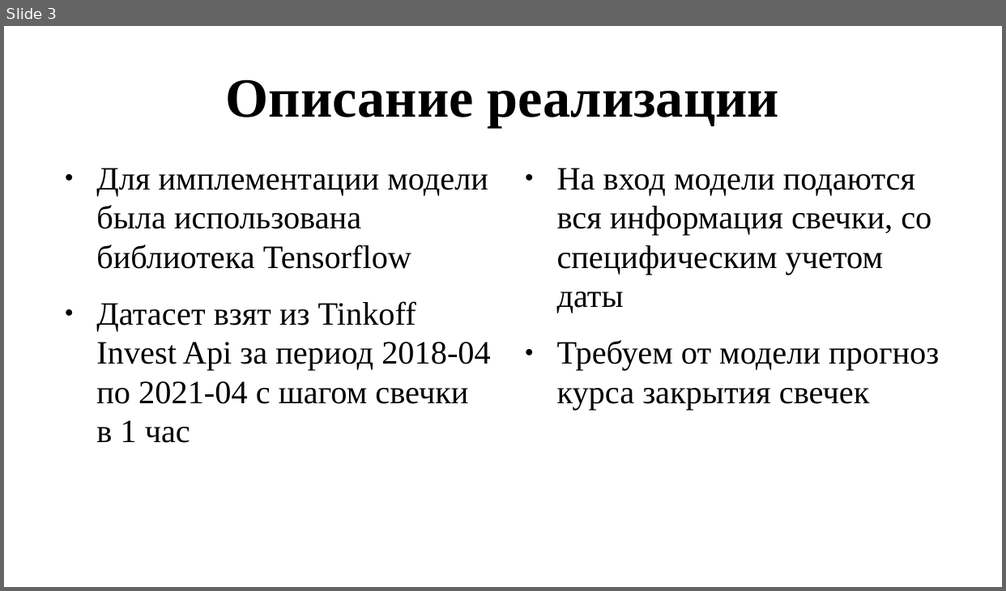
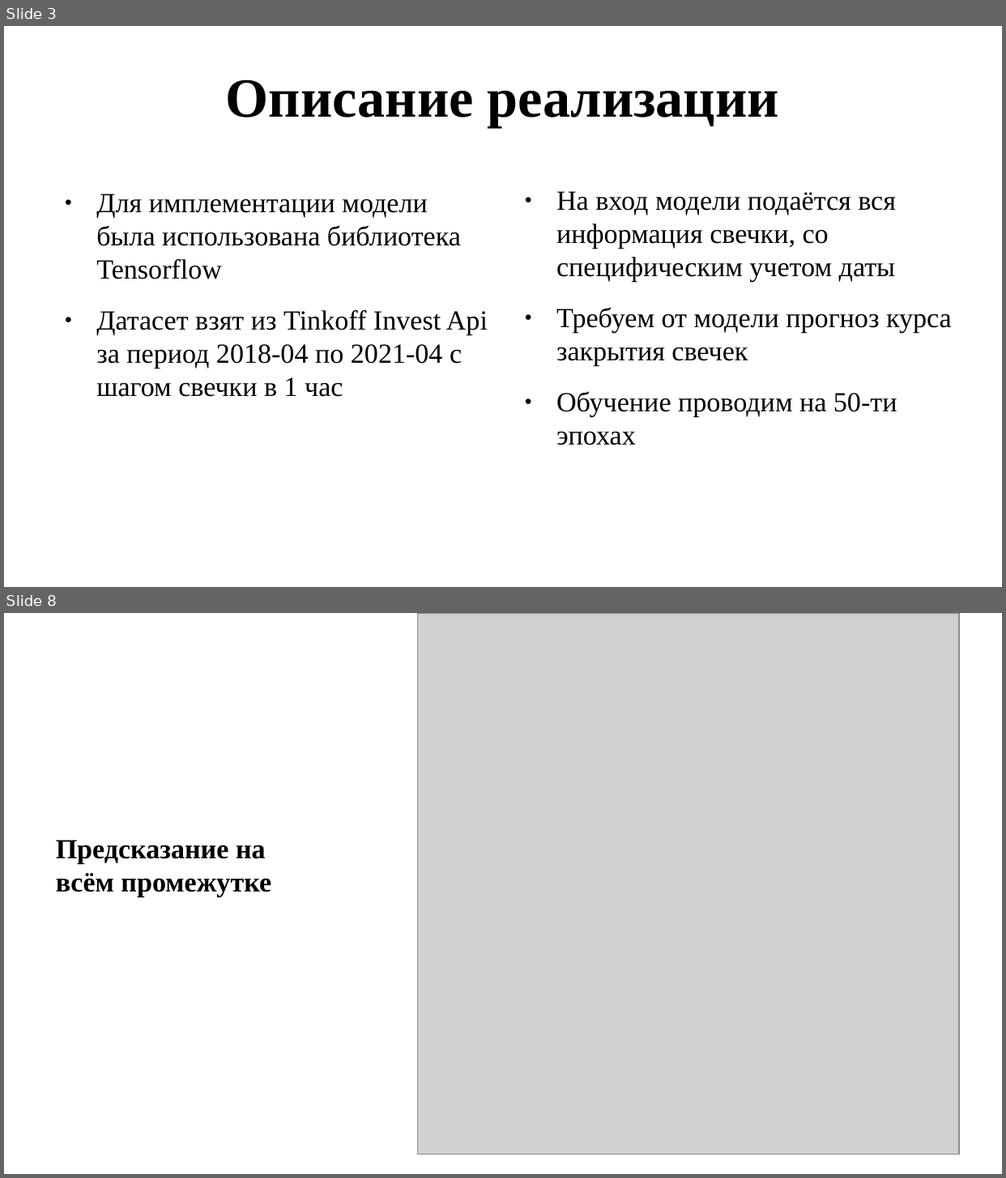
Before and after one commit to NOTfedos/neurorep, a slide deck: presa.pptx. Shown one above the other, each under a label of ours: slide 3 before the commit, slides 3 and 8 after it; the slides between them are not shown. The pictures are 1006x591 and 1006x1178 pixels, drawn with LibreOffice and Linux fonts; fonts in the diff are those of the drawing; grey boxes stand for pictures. Boxes give left, top, right and bottom in pixels: in the first picture for what was removed or moved away, otherwise in the second. Text is boxed around its words. In the diff, an @@ line names an element or a change of style, - is before the commit and + after.

```diff
--- a/presa.pptx
+++ b/presa.pptx
@@ slide 8 added at (4, 613, 1002, 1174), background #FFFFFF @@
@@ picture added at (418, 613, 959, 1155) @@
@@ text added at (56, 840, 271, 897), 22 pt, text #000000, bold @@
+Предсказание на всём промежутке
@@ slide 3 changed as well @@
@@ text "Для имплементации модели была использована ...": place and size @@
-text "Для имплементации модели была использована ..." at (96, 168, 491, 443)
+text "Для имплементации модели была использована ..." at (96, 194, 488, 397)
@@ text "Для имплементации модели была использована ..." at (96, 194, 488, 397): size 26 to 22 pt @@
@@ text "На вход модели подаётся вся ...": place and size @@
-text "На вход модели подаётся вся ..." at (557, 168, 939, 410)
+text "На вход модели подаётся вся ..." at (556, 191, 952, 446)
@@ text at (556, 191, 896, 282): text changed; size 26 to 22 pt @@
-● На вход модели подаются вся информация свечки, со специфическим учетом даты
+● На вход модели подаётся вся информация свечки, со специфическим учетом даты
@@ text at (556, 307, 952, 366): size 26 to 22 pt in "Требуем от модели прогноз курса закрытия свечек" @@
@@ text at (556, 391, 897, 446): paragraph added @@
+● Обучение проводим на 50-ти эпохах
```
Also in this commit, not shown: 8 other slides added, 1 slide removed, 35 other files.
